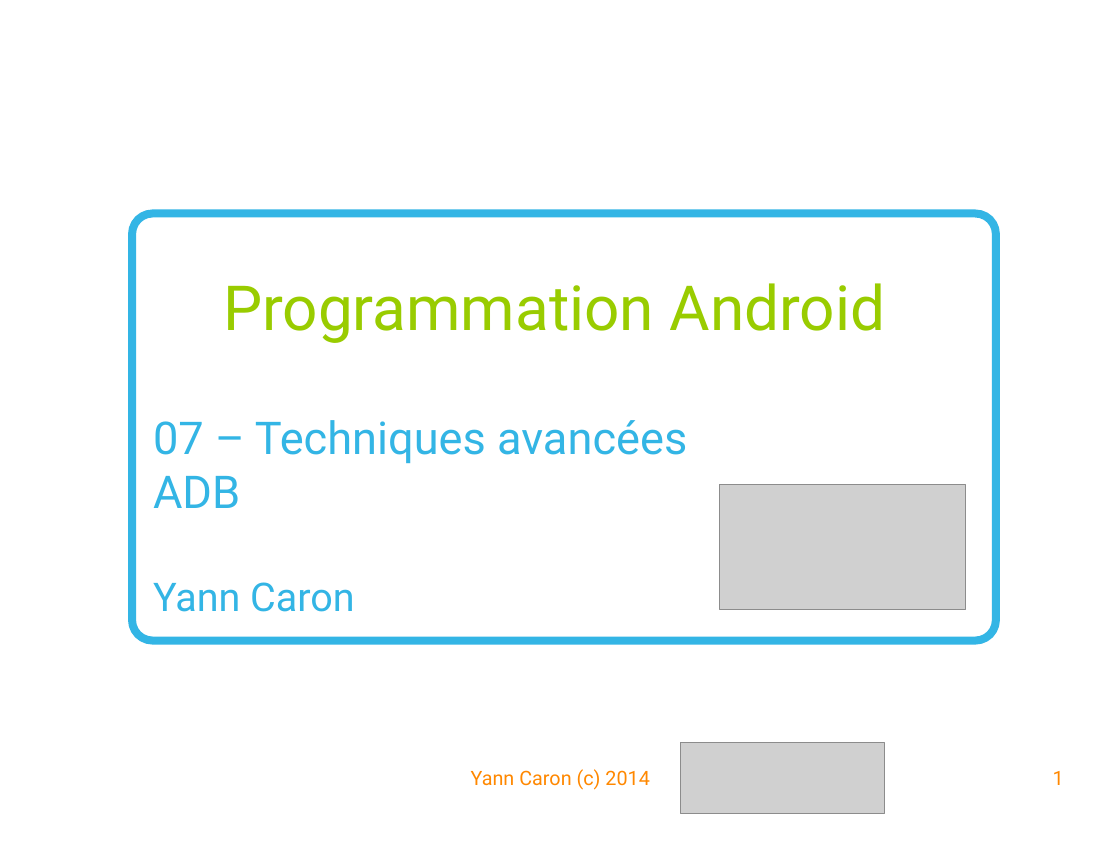
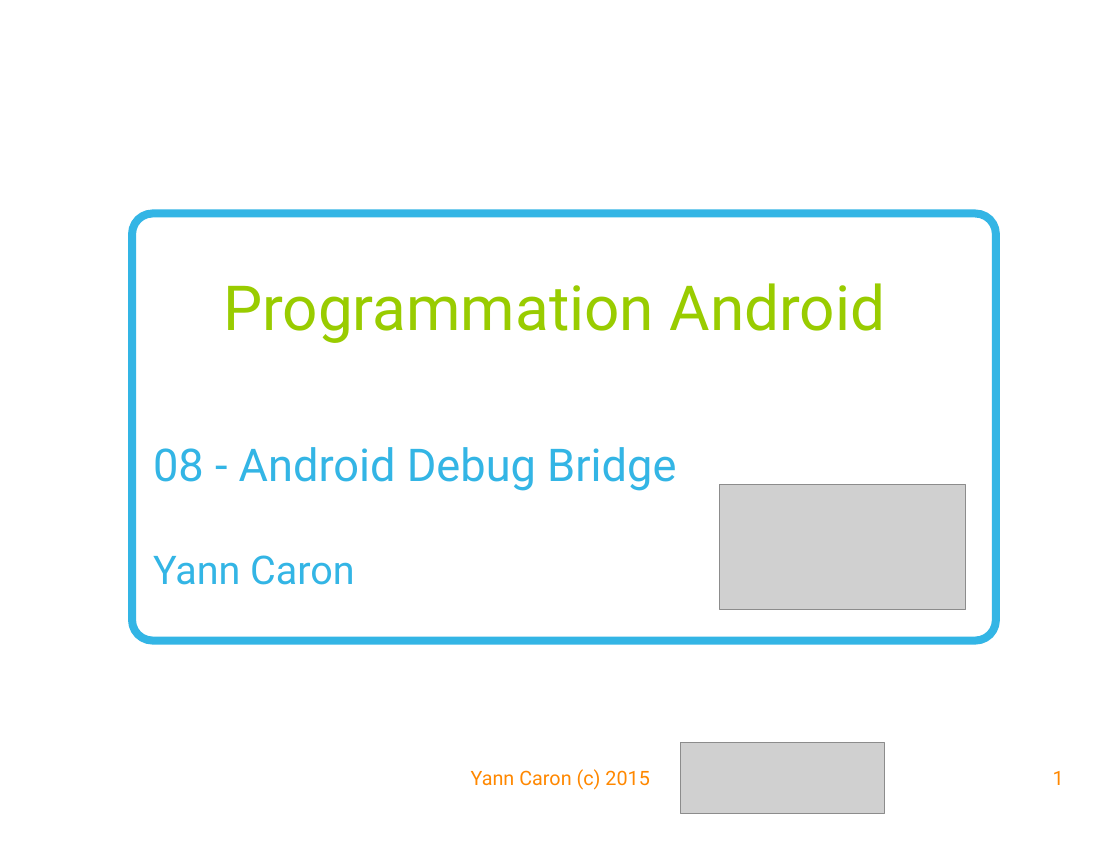
Before and after one commit to YannCaron/Android-ENSG, a slide deck: slide 1 of 08 - Android Debug Bridge.odp. Drawn at 1120x841 pixels with LibreOffice and Linux fonts; fonts in the diff are those of the drawing; grey boxes stand for pictures; background and template pictures are left out. Boxes give left, top, right and bottom in pixels: in the first picture for what was removed or moved away, otherwise in the second. Text is boxed around its words. In the diff, an @@ line names an element or a change of style, - is before the commit and + after.

```diff
--- a/08 - Android Debug Bridge.odp
+++ b/08 - Android Debug Bridge.odp
@@ text at (153, 447, 676, 491): text changed @@
-07 – Techniques avancées
-ADB
+08 - Android Debug Bridge
@@ text at (471, 769, 649, 790): text changed @@
-Yann Caron (c) 2014
+Yann Caron (c) 2015
```
Also in this commit, not shown: 19 other slides changed, 3 other files.
